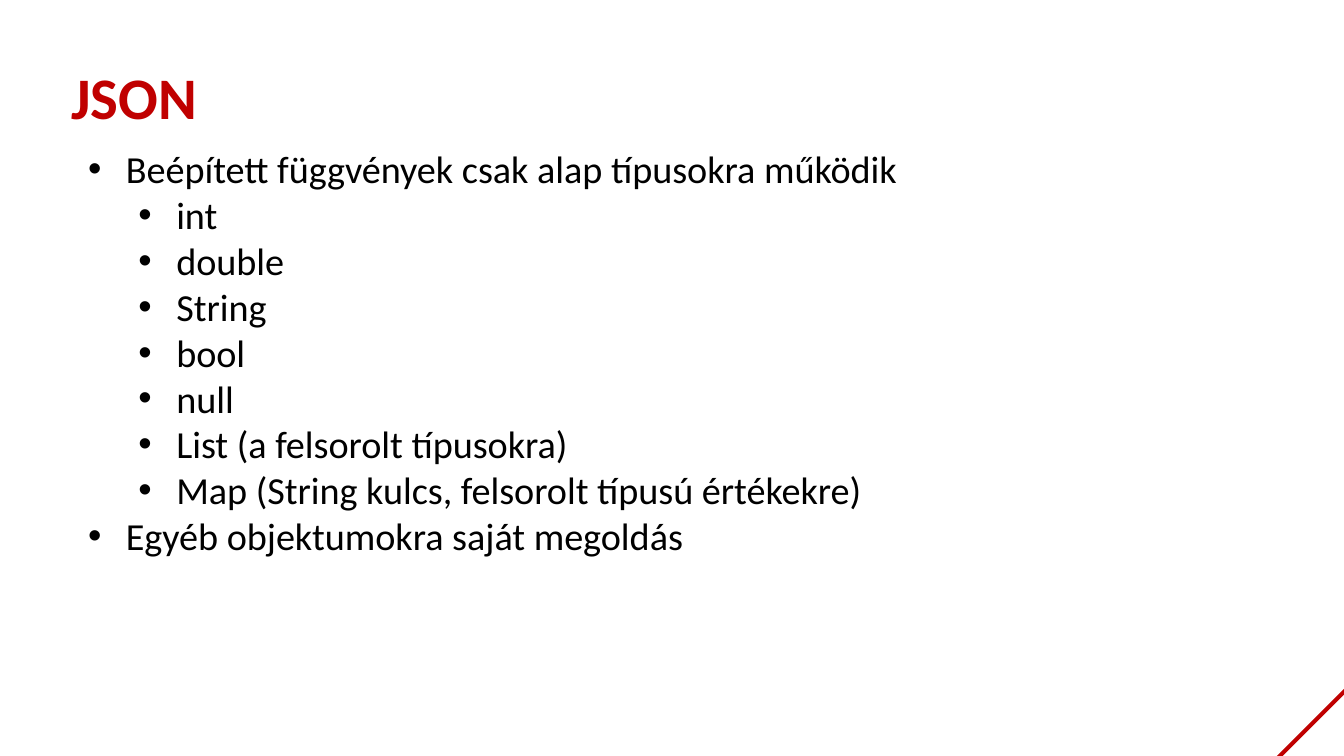
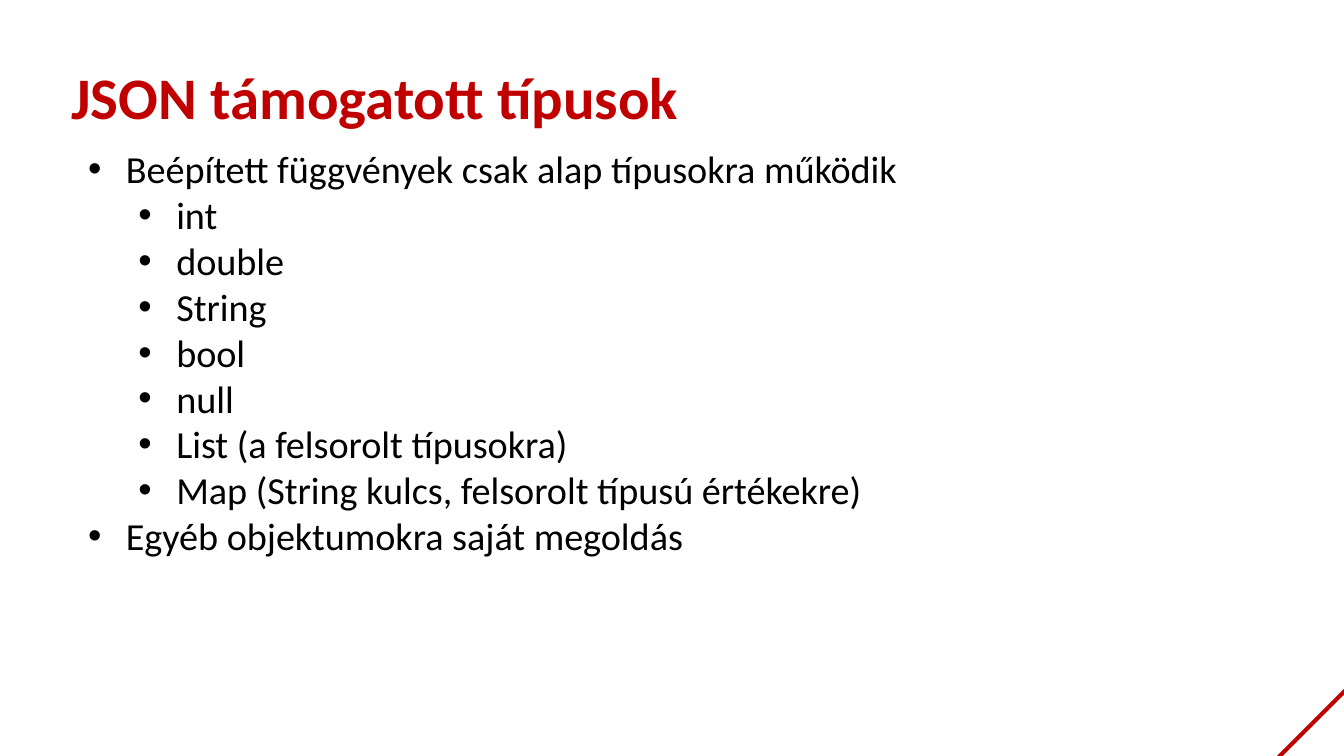
Before and after one commit to bmeaut/VIAUAV45, a slide deck: slide 7 of extras/lecture_08_2021.pptx (slide 5 before the commit). Drawn at 1344x756 pixels with LibreOffice and Linux fonts; fonts in the diff are those of the drawing; background and template pictures are left out. Boxes give left, top, right and bottom in pixels: in the first picture for what was removed or moved away, otherwise in the second. Text is boxed around its words. In the diff, an @@ line names an element or a change of style, - is before the commit and + after.

Commit message:
Update presentation

```diff
--- a/extras/lecture_08_2021.pptx
+++ b/extras/lecture_08_2021.pptx
@@ text at <box>72,77,678,129</box>: text changed @@
-JSON
+JSON támogatott típusok
```
Also in this commit, not shown: 3 other slides changed, 9 slides added, 1 slide removed.
